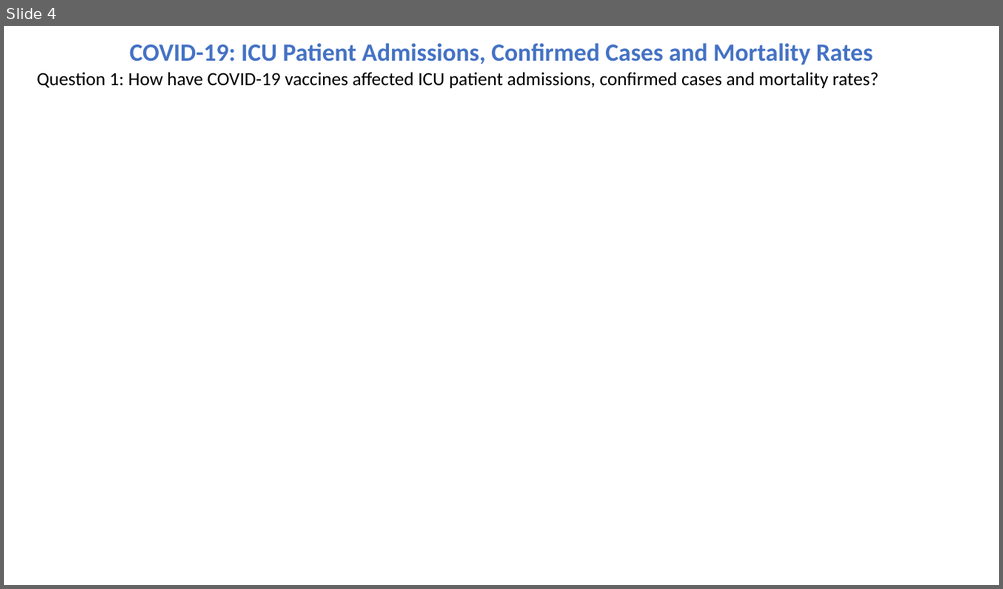
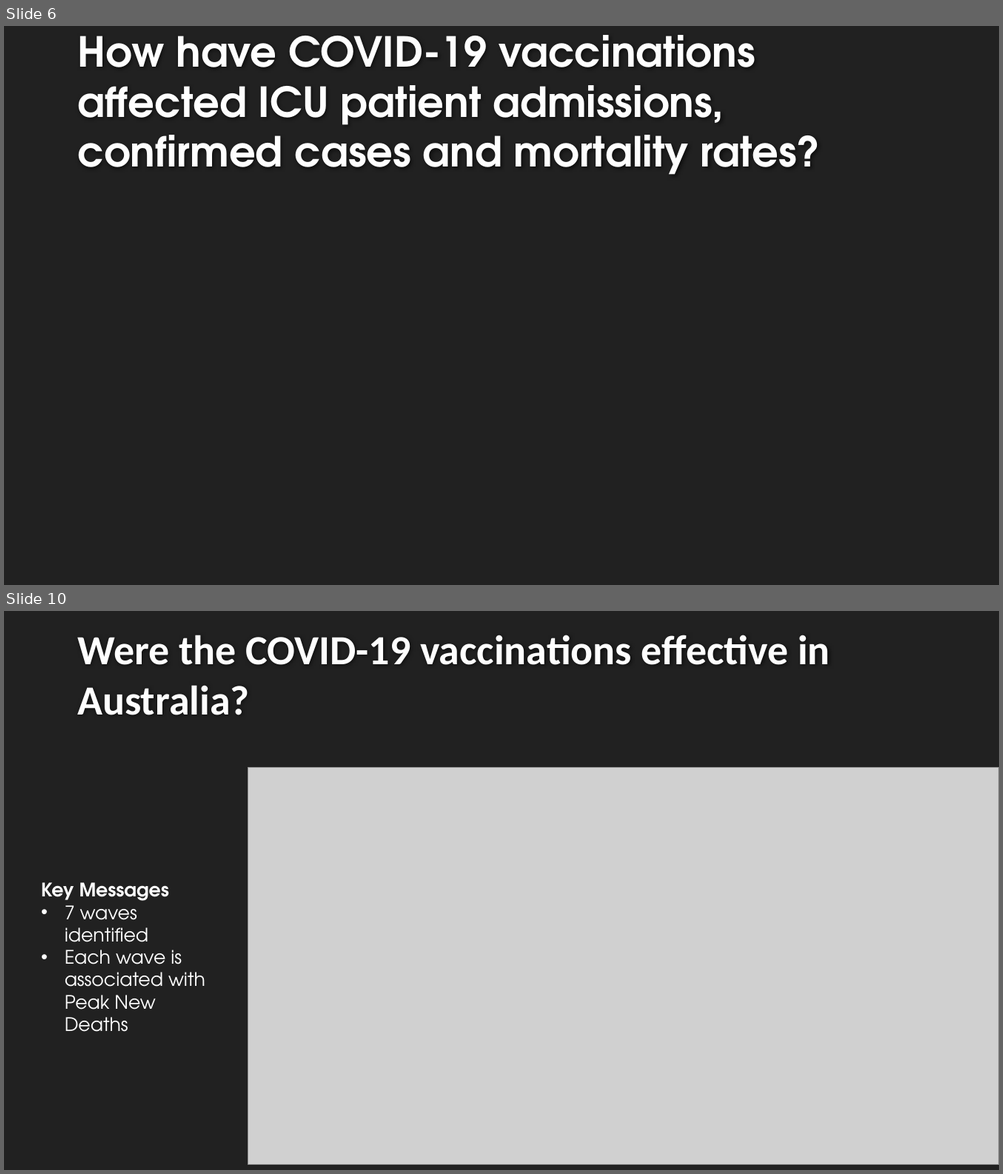
Before and after one commit to cmorrow28/project_one, a slide deck: Covid19_Presentation_Final.pptx. Shown one above the other, each under a label of ours: slide 4 before the commit, slides 6 and 10 after it; the slides between them are not shown. The pictures are 1003x589 and 1003x1174 pixels, drawn with LibreOffice and Linux fonts; fonts in the diff are those of the drawing; grey boxes stand for pictures; background and template pictures are left out. Boxes give left, top, right and bottom in pixels: in the first picture for what was removed or moved away, otherwise in the second. Text is boxed around its words. In the diff, an @@ line names an element or a change of style, - is before the commit and + after.

```diff
--- a/Covid19_Presentation_Final.pptx
+++ b/Covid19_Presentation_Final.pptx
@@ slide 10 added at box(4, 611, 999, 1170), background #212121 @@
@@ title added at box(77, 635, 830, 715), 40 pt, text #FEFEFE, bold @@
+Were the COVID-19 vaccinations effective in Australia?
@@ picture added at box(248, 768, 999, 1165) @@
@@ text added at box(41, 883, 205, 1032), 18 pt, text #FFFFFF @@
+Key Messages
+• 7 waves identified
+• Each wave is associated with Peak New Deaths
@@ what was slide 4 is now slide 6 @@
@@ slide 6 changed as well @@
@@ background #FFFFFF to #212121 @@
@@ title "How have COVID-19 vaccinations affected ..." at box(77, 35, 820, 175): vertical alignment top to bottom @@
@@ title at box(77, 35, 820, 175): text changed; size 18 to 40 pt; font Calibri to TeX Gyre Adventor; text colour #000000 to #FEFEFE; bold on @@
-Question 1: How have COVID-19 vaccines affected ICU patient admissions, confirmed cases and mortality rates?
+How have COVID-19 vaccinations affected ICU patient admissions, confirmed cases and mortality rates?
@@ text removed at box(130, 43, 873, 65) @@
-COVID-19: ICU Patient Admissions, Confirmed Cases and Mortality Rates
```
Also in this commit, not shown: 5 other slides changed, 7 other slides added, 4 slides removed.
